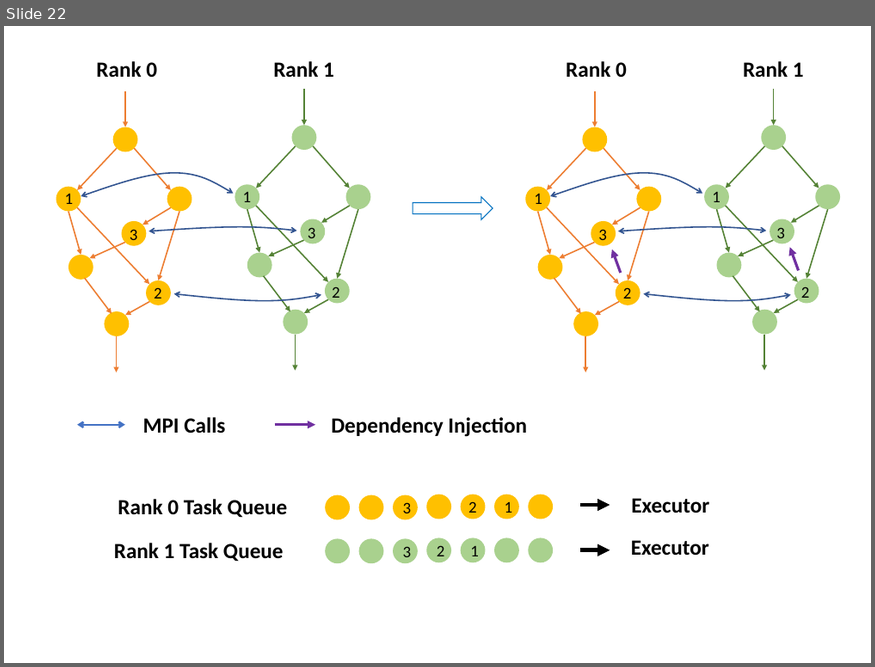
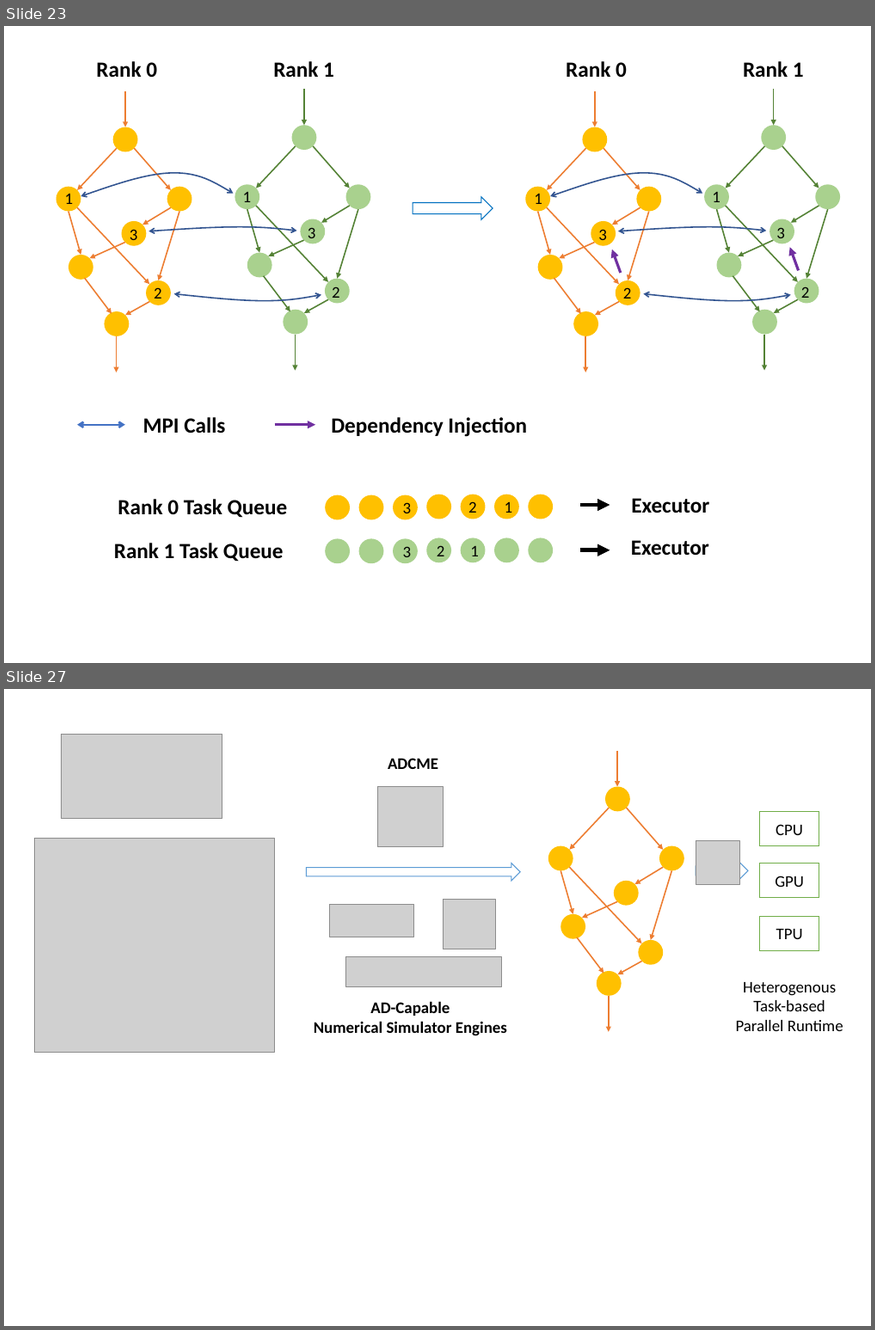
Before and after one commit to ADCMEMarket/ADCMEImages, a slide deck: Slides/figures.pptx. Shown one above the other, each under a label of ours: slide 22 before the commit, slides 23 and 27 after it; the slides between them are not shown. The pictures are 875x667 and 875x1330 pixels, drawn with LibreOffice and Linux fonts; fonts in the diff are those of the drawing; grey boxes stand for pictures. Boxes give left, top, right and bottom in pixels: in the first picture for what was removed or moved away, otherwise in the second. Text is boxed around its words. In the diff, an @@ line names an element or a change of style, - is before the commit and + after.

```diff
--- a/Slides/figures.pptx
+++ b/Slides/figures.pptx
@@ slide 27 added at (4,689,871,1326), background #FFFFFF @@
@@ picture added at (61,734,222,818) @@
@@ text added at (388,758,438,769), 18 pt, text #000000, bold @@
+ADCME
@@ arrow added from (617, 751) to (617, 786), #ED7D31 1.5 pt @@
@@ picture added at (377,786,443,847) @@
@@ ellipse added at (605,786,630,811), fill #FFC000 @@
@@ arrow added from (609, 808) to (570, 850), #ED7D31 1.5 pt @@
@@ arrow added from (627, 808) to (663, 850), #ED7D31 1.5 pt @@
@@ rectangle added at (760,811,819,846), fill #FFFFFF, outline #70AD47 1 pt, 18 pt, text #000000 @@
+CPU
@@ picture added at (35,839,275,1053) @@
@@ picture added at (696,841,739,884) @@
@@ right arrow added at (307,864,520,881), fill #FFFFFF, outline #5B9BD5 1 pt @@
@@ ellipse added at (548,846,573,870), fill #FFC000 @@
@@ arrow added from (570, 867) to (642, 944), #ED7D31 1.5 pt @@
@@ arrow added from (663, 867) to (635, 884), #ED7D31 1.5 pt @@
@@ ellipse added at (659,846,684,870), fill #FFC000 @@
@@ right arrow added at (696,861,748,880), fill #FFFFFF, outline #5B9BD5 1 pt @@
@@ rectangle added at (760,864,819,898), fill #FFFFFF, outline #70AD47 1 pt, 18 pt, text #000000 @@
+GPU
@@ arrow added from (560, 871) to (573, 914), #ED7D31 1.5 pt @@
@@ ellipse added at (614,881,639,906), fill #FFC000 @@
@@ arrow added from (672, 871) to (651, 940), #ED7D31 1.5 pt @@
@@ picture added at (329,904,413,937) @@
@@ picture added at (443,899,496,949) @@
@@ ellipse added at (560,914,585,938), fill #FFC000 @@
@@ arrow added from (617, 901) to (582, 918), #ED7D31 1.5 pt @@
@@ rectangle added at (760,916,819,950), fill #FFFFFF, outline #70AD47 1 pt, 18 pt, text #000000 @@
+TPU
@@ arrow added from (577, 938) to (603, 973), #ED7D31 1.5 pt @@
@@ ellipse added at (638,940,663,965), fill #FFC000 @@
@@ picture added at (345,957,501,987) @@
@@ ellipse added at (597,971,621,996), fill #FFC000 @@
@@ arrow added from (642, 962) to (618, 975), #ED7D31 1.5 pt @@
@@ arrow added from (609, 996) to (609, 1032), #ED7D31 1.5 pt @@
@@ text added at (736,982,843,1031), 18 pt, text #000000 @@
+Heterogenous
+Task-based
+Parallel Runtime
@@ text added at (314,1001,507,1036), 18 pt, text #000000, bold @@
+AD-Capable
+Numerical Simulator Engines
@@ what was slide 22 is now slide 23 @@
```
Also in this commit, not shown: 4 other slides added, 1 slide removed, 9 other files.
